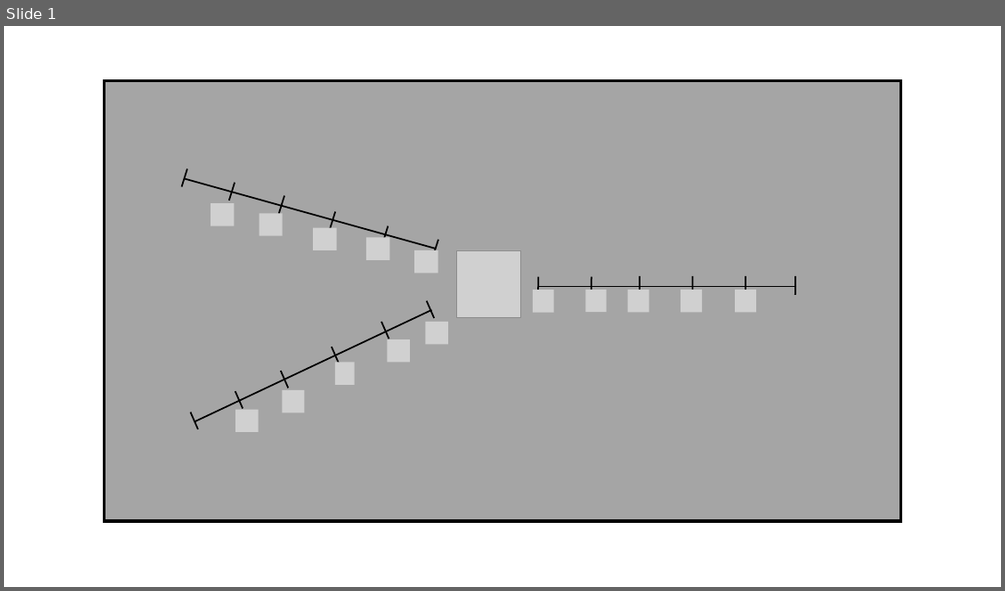
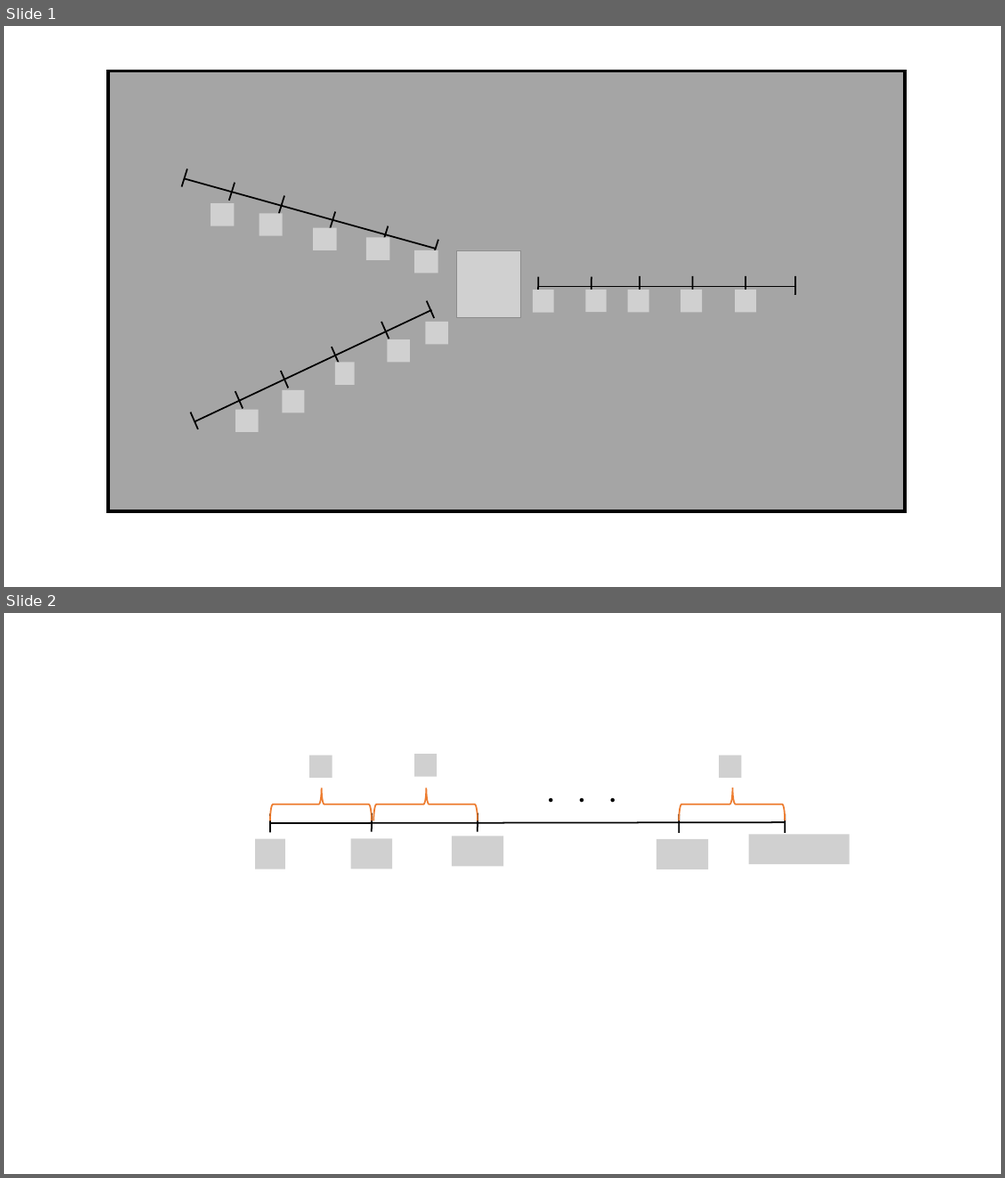
Before and after one commit to johny1614/magazyn, a slide deck: rysowanie/skrz1_1.pptx. Shown one above the other, each under a label of ours: slide 1 before the commit, slides 1 and 2 after it. The pictures are 1005x591 and 1005x1178 pixels, drawn with LibreOffice and Linux fonts; fonts in the diff are those of the drawing; grey boxes stand for pictures; background and template pictures are left out. Boxes give left, top, right and bottom in pixels: in the first picture for what was removed or moved away, otherwise in the second. Text is boxed around its words. In the diff, an @@ line names an element or a change of style, - is before the commit and + after.

```diff
--- a/rysowanie/skrz1_1.pptx
+++ b/rysowanie/skrz1_1.pptx
@@ slide 2 added at bbox=[4, 613, 1001, 1174], background #FFFFFF @@
@@ picture added at bbox=[310, 755, 332, 778] @@
@@ picture added at bbox=[414, 754, 437, 776] @@
@@ text added at bbox=[540, 765, 632, 812], 32 pt, text #000000 @@
+. . .
@@ picture added at bbox=[719, 755, 741, 778] @@
@@ right brace added at bbox=[270, 788, 372, 821], outline #ED7D31 1.5 pt @@
@@ right brace added at bbox=[373, 787, 477, 820], outline #ED7D31 1.5 pt @@
@@ right brace added at bbox=[679, 788, 785, 821], outline #ED7D31 1.5 pt @@
@@ line added from (270, 823) to (785, 822), #000000 1.5 pt @@
@@ line added from (270, 832) to (270, 813), #000000 1.5 pt @@
@@ line added from (372, 831) to (372, 812), #000000 1.5 pt @@
@@ line added from (477, 831) to (477, 812), #000000 1.5 pt @@
@@ line added from (680, 833) to (680, 814), #000000 1.5 pt @@
@@ line added from (785, 833) to (785, 814), #000000 1.5 pt @@
@@ picture added at bbox=[255, 839, 285, 868] @@
@@ picture added at bbox=[351, 839, 392, 868] @@
@@ picture added at bbox=[452, 835, 503, 866] @@
@@ picture added at bbox=[657, 839, 708, 868] @@
@@ picture added at bbox=[749, 835, 850, 864] @@
@@ slide 1 changed as well @@
@@ rectangle: place and size @@
-rectangle at bbox=[105, 80, 901, 521]
+rectangle at bbox=[108, 70, 905, 511]
```
Also in this commit, not shown: 14 other files.
